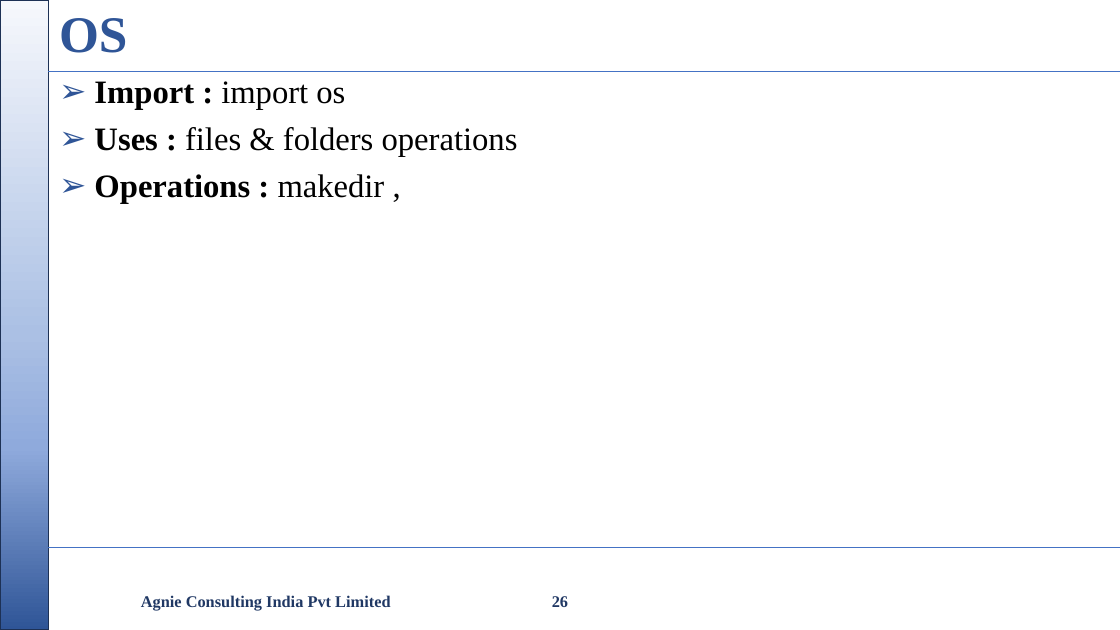
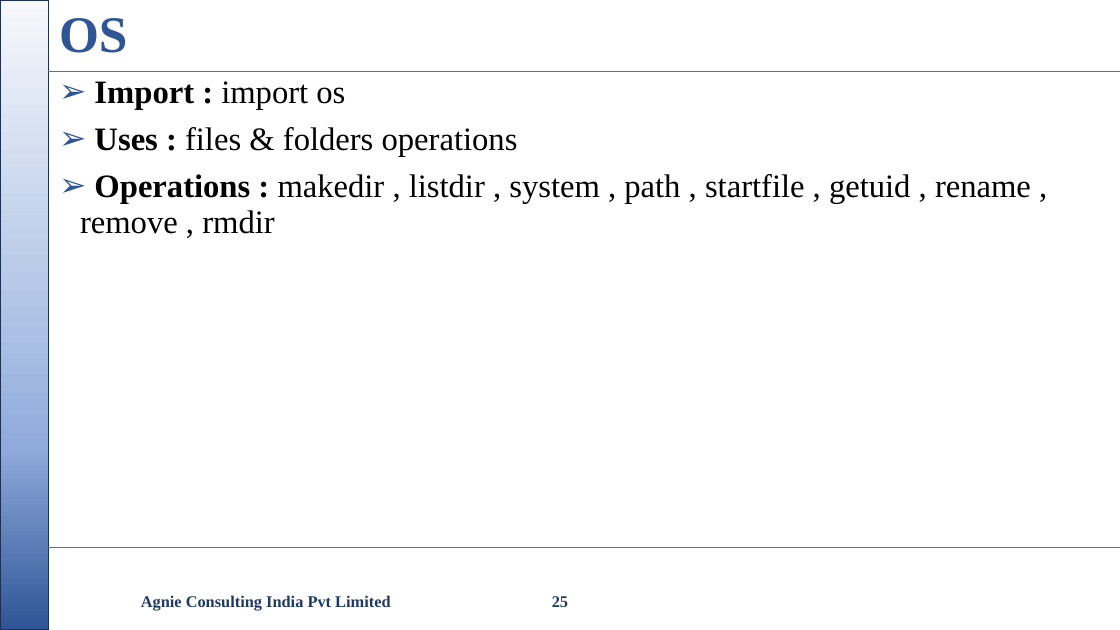
Before and after one commit to nikishdaniel1-del/Python-Cls, a slide deck: slide 25 of python class/Python Class.pptx (slide 26 before the commit). Drawn at 1120x630 pixels with LibreOffice and Linux fonts; fonts in the diff are those of the drawing; background and template pictures are left out. Boxes give left, top, right and bottom in pixels: in the first picture for what was removed or moved away, otherwise in the second. Text is boxed around its words. In the diff, an @@ line names an element or a change of style, - is before the commit and + after.

```diff
--- a/python class/Python Class.pptx
+++ b/python class/Python Class.pptx
@@ text at <box>80,174,1031,234</box>: text changed; bold off @@
-➢ Operations : makedir ,
+➢ Operations : makedir , listdir , system , path , startfile , getuid , rename , remove , rmdir
@@ page number at <box>552,596,568,607</box>: text changed @@
-26
+25
```
Also in this commit, not shown: 2 other slides changed, 3 slides added, 2 other files.
